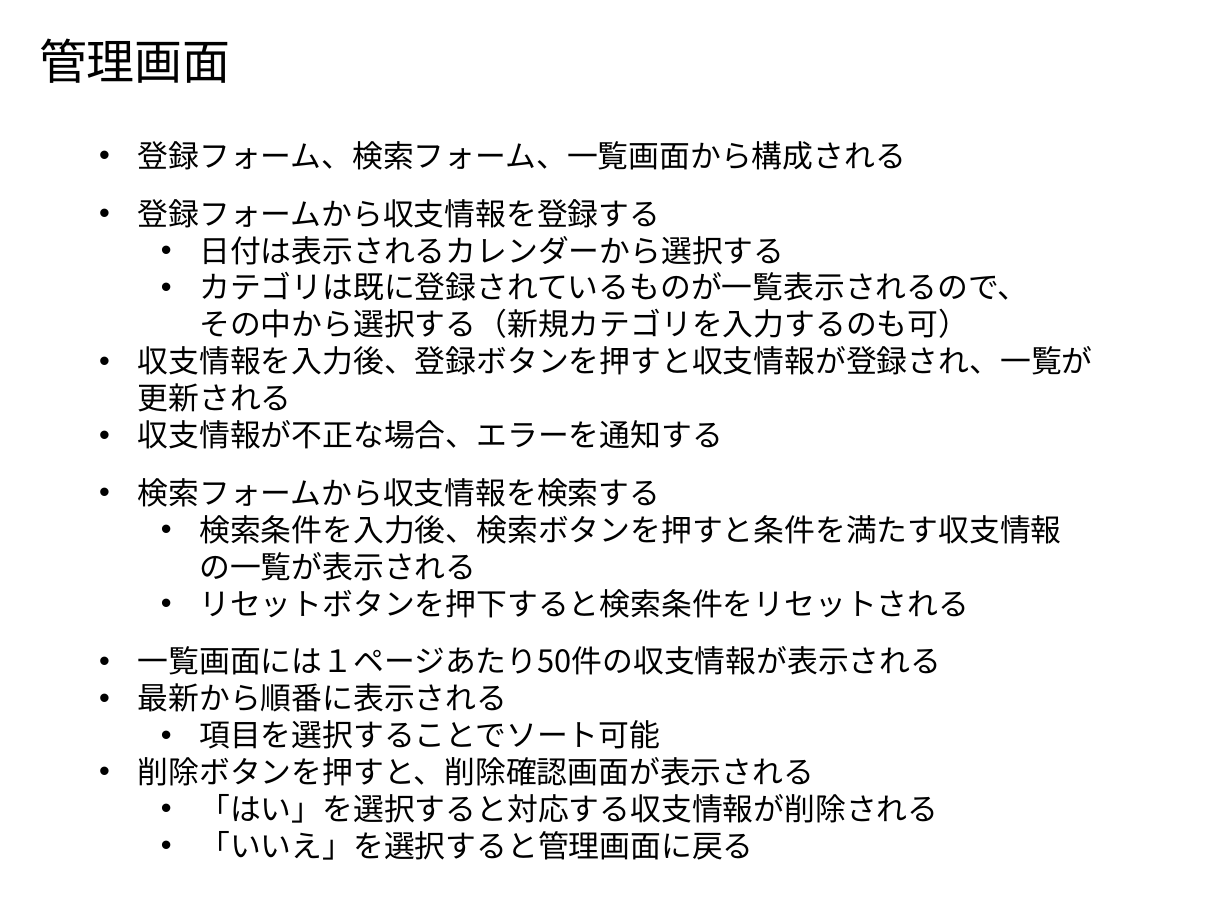
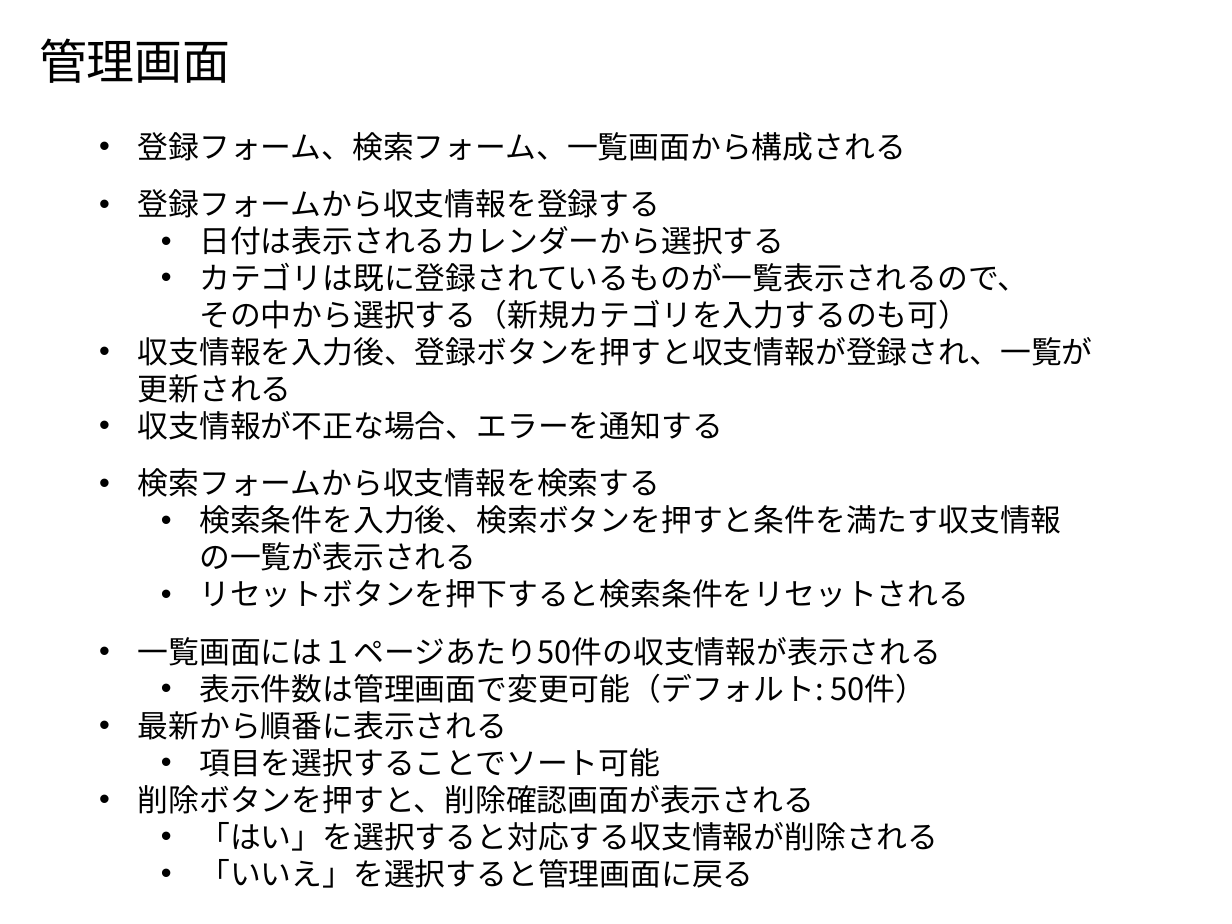
Before and after one commit to Leonis0813/chort, a slide deck: slide 3 of payment_manager/bin/algieba.pptx. Drawn at 1232x924 pixels with LibreOffice and Linux fonts; fonts in the diff are those of the drawing. Boxes give left, top, right and bottom in pixels: in the first picture for what was removed or moved away, otherwise in the second. Text is boxed around its words. In the diff, an @@ line names an element or a change of style, - is before the commit and + after.

```diff
--- a/payment_manager/bin/algieba.pptx
+++ b/payment_manager/bin/algieba.pptx
@@ text "登録フォーム、検索フォーム、一覧画面から構成される": place and size @@
-text "登録フォーム、検索フォーム、一覧画面から構成される" at box(138, 141, 1093, 860)
+text "登録フォーム、検索フォーム、一覧画面から構成される" at box(138, 132, 1093, 888)
@@ text at box(199, 673, 927, 703): paragraph added @@
+  • 表示件数は管理画面で変更可能（デフォルト: 50件）
```
Also in this commit, not shown: 5 other slides changed, 4 other files.
